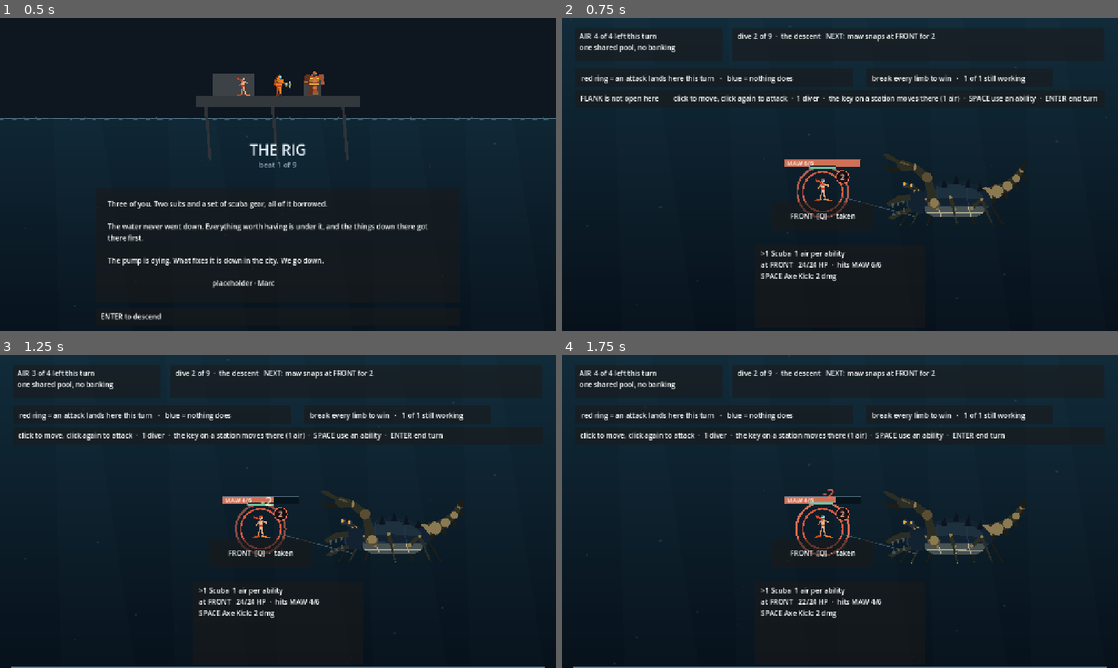
Above: before the commit, frames 1-4 (two rows, left to right).
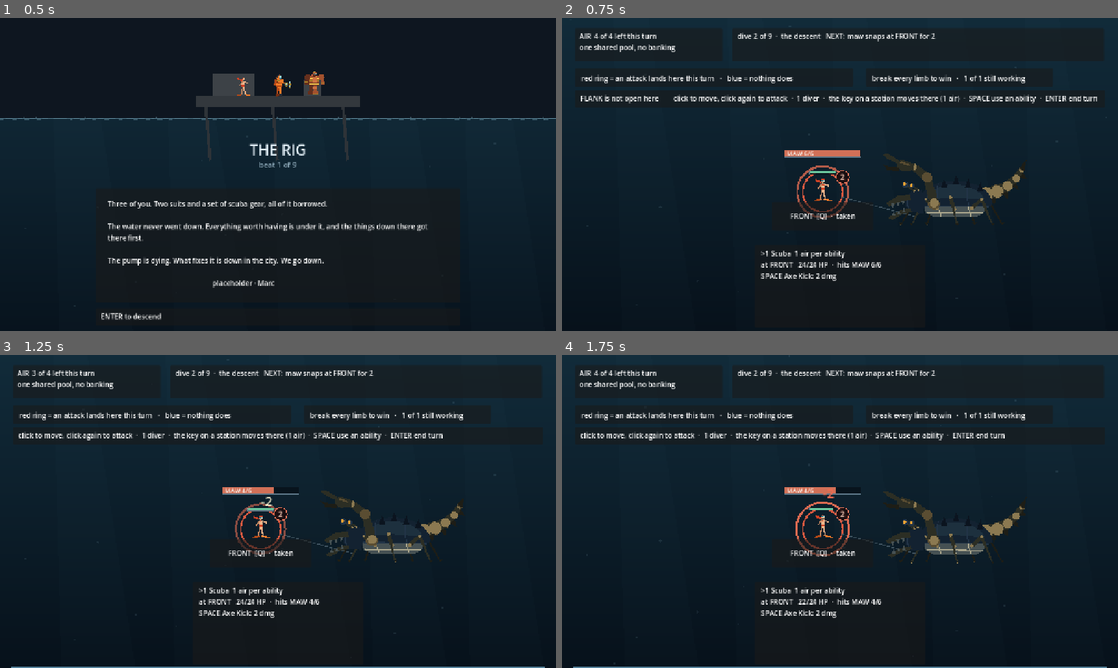
Above: after the commit, the same moments.

Repository: ImmortalDemonGod/salvage
Game: Godot game, scene res://game/main.tscn
Same seed, same stepped clock (60 frames per second), same inputs: the game is played once before the commit and once after it.
Inputs (mouse positions are in pixels of both pictures, inside the frame that each line leads up to):
- Up to frame 1 (0.5 s): no input
- Up to frame 2 (0.75 s): tap Enter at 0.5 s; move the mouse to (962, 158) at 0.52 s; hold W from 0.53 s (still down); tap 1 at 0.6 s; click (962, 158) at 0.67 s
- Up to frame 3 (1.25 s): keep holding W; tap Space at 0.77 s
- Up to frame 4 (1.75 s): release W at 1.25 s; tap Enter at 1.25 s; drag from (728, 527) to (812, 574) at 1.27 s

Frame 1 is identical in both runs. In frame 2, 0.7% of the frame differs, in the area x 40-54%, y 42-50%; in frame 3, 0.6%; in frame 4, 0.5%.

Commit message:
a full bar that looked 85 percent full
A diver standing at a station had its own HP bar drawn straight across the
limb bar for that station, so JAW 23/23 rendered as a bar filled to about
85 percent. A counter and a bar showing two different values is the one
kind of defect a player planning around numbers cannot recover from, and
it was measured identically in two captures taken minutes apart, so it was
not a mid-animation frame.

The limb bar sits higher and the diver's bar sits on the diver, with room
between them.

Diff:
--- a/game/main.gd
+++ b/game/main.gd
@@ -1094,7 +1094,7 @@
 		var frac2: float = float(combat.limb_hp[lb]) / max(1.0, maxhp)
 		# clamped out of the HUD: a station high on the board pushed its bar
 		# up behind the control bar
-		var at: Vector2 = Vector2(place(st).x - 88.0, max(place(st).y - 74.0, HUD_BOTTOM + 4.0))
+		var at: Vector2 = Vector2(place(st).x - 88.0, max(place(st).y - 96.0, HUD_BOTTOM + 4.0))
 		_bar(at, 176, 16, frac2, BAR_LIMB)
 		# and the name of what you are breaking, on the bar itself
 		var f2: Font = ThemeDB.fallback_font
@@ -1107,7 +1107,7 @@
 			continue
 		var f: Vector2 = diver_foot(d) + fx.diver_offset(int(d.id)) + fx.idle(int(d.id))
 		var frac: float = float(d.hp) / max(1.0, float(d.max_hp))
-		_bar(f + Vector2(-30, -DIVER_SCALE - 16), 60, 7, frac, BAR_OK if frac > 0.34 else BAR_LOW)
+		_bar(f + Vector2(-30, -DIVER_SCALE - 4), 60, 7, frac, BAR_OK if frac > 0.34 else BAR_LOW)
 
 func _draw() -> void:
 	# Paint the ACTUAL rect, not the design size. With stretch/expand the
